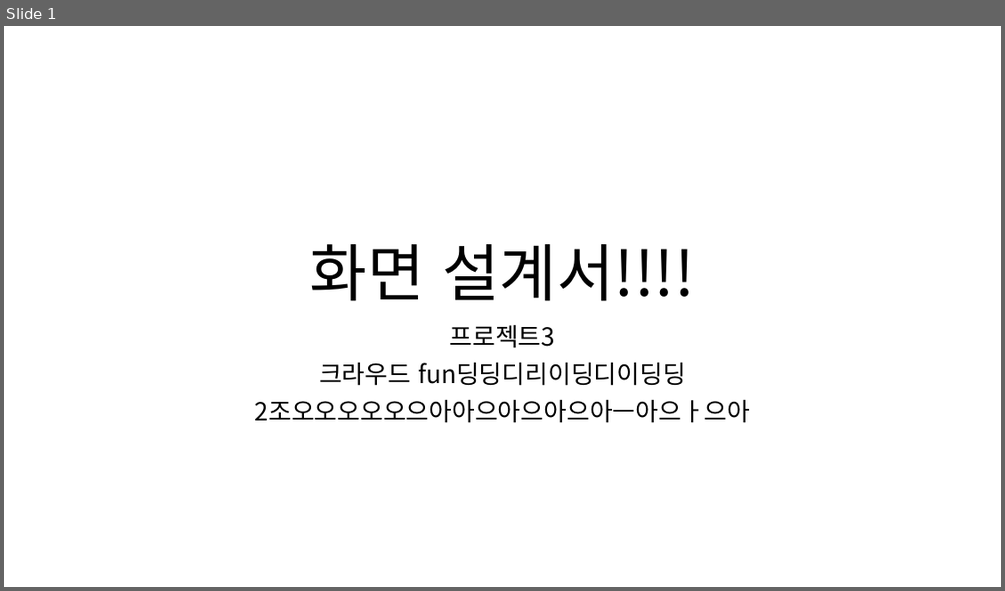
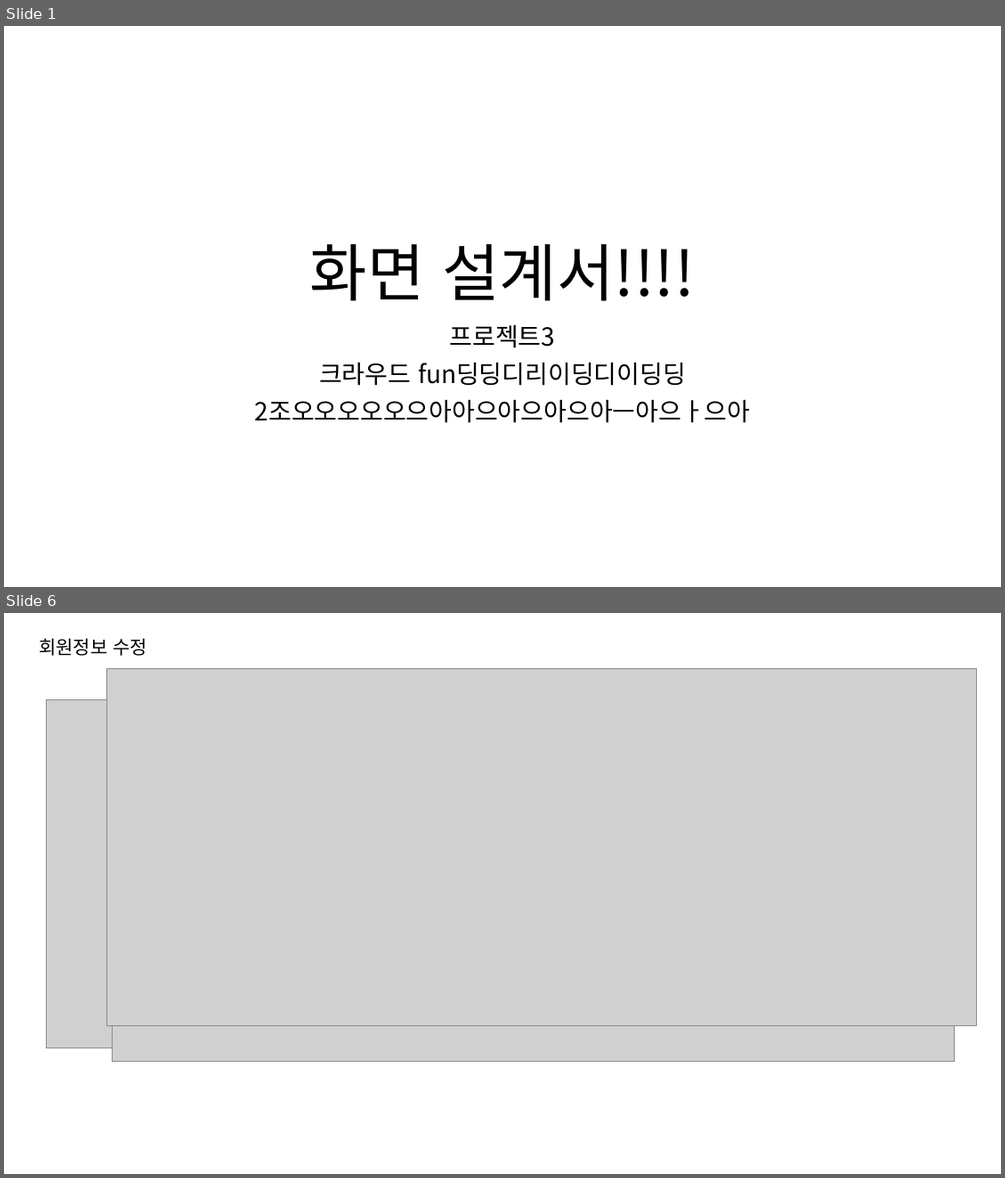
Before and after one commit to ezenteam2/RentalEquip, a slide deck: 0 발표용 파워포인트/0320 3차발표/0320 project04 - 파워포인트 - 기범.pptx. Shown one above the other, each under a label of ours: slide 1 before the commit, slides 1 and 6 after it; the slides between them are not shown. The pictures are 1005x591 and 1005x1178 pixels, drawn with LibreOffice and Linux fonts; fonts in the diff are those of the drawing; grey boxes stand for pictures. Boxes give left, top, right and bottom in pixels: in the first picture for what was removed or moved away, otherwise in the second. Text is boxed around its words. In the diff, an @@ line names an element or a change of style, - is before the commit and + after.

```diff
--- a/0 발표용 파워포인트/0320 3차발표/0320 project04 - 파워포인트 - 기범.pptx
+++ b/0 발표용 파워포인트/0320 3차발표/0320 project04 - 파워포인트 - 기범.pptx
@@ slide 6 added at (4,613,1001,1174), background #FFFFFF @@
@@ text added at (39,638,147,656), 18 pt, text #000000 @@
+회원정보 수정
@@ picture added at (106,668,977,1025) @@
@@ picture added at (46,699,836,1048) @@
@@ picture added at (112,778,954,1062) @@
```
Also in this commit, not shown: 13 other slides added, 20 other files.
